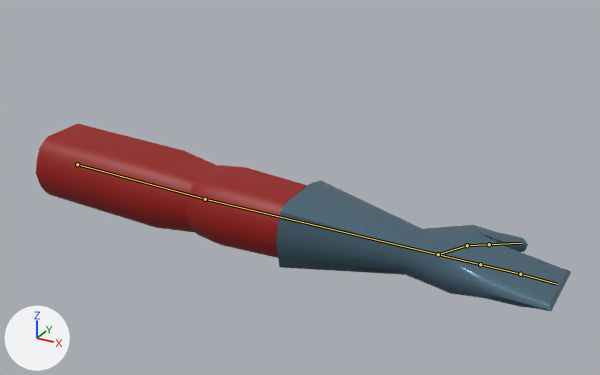
A saved change to the Blender file Content/Characters/Arm/Exports/ArmedCombatArm.blend.
Camera for both pictures: a 50 mm lens placed at (8.9, -27.1, 15.1), pointed at (-6.0, 0.0, 1.5). Every picture has the same lights, and +X, +Y and +Z are marked at lower left. The bones that bend it are drawn over the model as lines.

Names of what the first picture shows: 'Arm'.
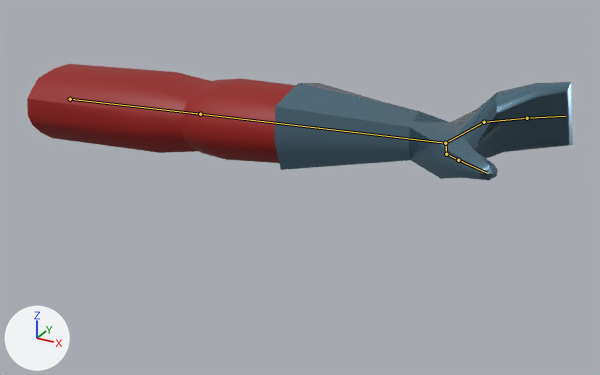
The newer file adds an action. The first version stands in its rest pose; the second is drawn at frame 19 of the action 'LeapForward'.

Edits to the bpy script that builds the scene:
```text
Change bone_bicep:
    where bone_bicep = bpy.data.objects['Armature'].pose.bones['Bicep']  # child of 'Root'
    bone_bicep.location: (0.0, 0.0, 0.0) -> (-3.26, -0.03, 0.0)
Change bone_hand_fingers:
    where bone_hand_fingers = bpy.data.objects['Armature'].pose.bones['Hand.Fingers']  # child of 'ForeArm'
    bone_hand_fingers.rotation_quaternion: (1.0, 0.0, 0.0, 0.0) -> (0.777, -0.265, -0.445, 0.359)  # degrees (0, 0, 0) -> degrees (-58, -30, 66)
Change bone_fingers1:
    where bone_fingers1 = bpy.data.objects['Armature'].pose.bones['Fingers1']  # child of 'Hand.Fingers'
    bone_fingers1.rotation_quaternion: (1.0, 0.0, 0.0, 0.0) -> (0.951, 0.034, -0.018, -0.307)  # degrees (0, 0, 0) -> degrees (4, -1, -36)
Change bone_wristik:
    where bone_wristik = bpy.data.objects['Armature'].pose.bones['wristIK']  # child of 'Root'
    bone_wristik.location: (0.0, 0.0, 0.0) -> (1.63, 3.47, -2.49)
    bone_wristik.rotation_quaternion: (1.0, 0.0, 0.0, 0.0) -> (0.927, 0.296, 0.025, 0.228)  # degrees (0, 0, 0) -> degrees (34, -5, 26)
```

Pixel boxes (x1, y1, x2, y2) of what changed, in the pictures (600 x 375 px):
'Arm', posed (38% shorter)
    before: (36, 124, 571, 311)
    after: (27, 64, 573, 180)
bone 'Bicep', root to tip
    before: (77, 164) to (205, 199)
    after: (70, 99) to (200, 114)
bone 'Hand.Fingers', root to tip
    before: (438, 254) to (480, 264)
    after: (445, 143) to (484, 122)
bone 'Fingers1', root to tip
    before: (480, 264) to (520, 274)
    after: (484, 122) to (527, 118)
